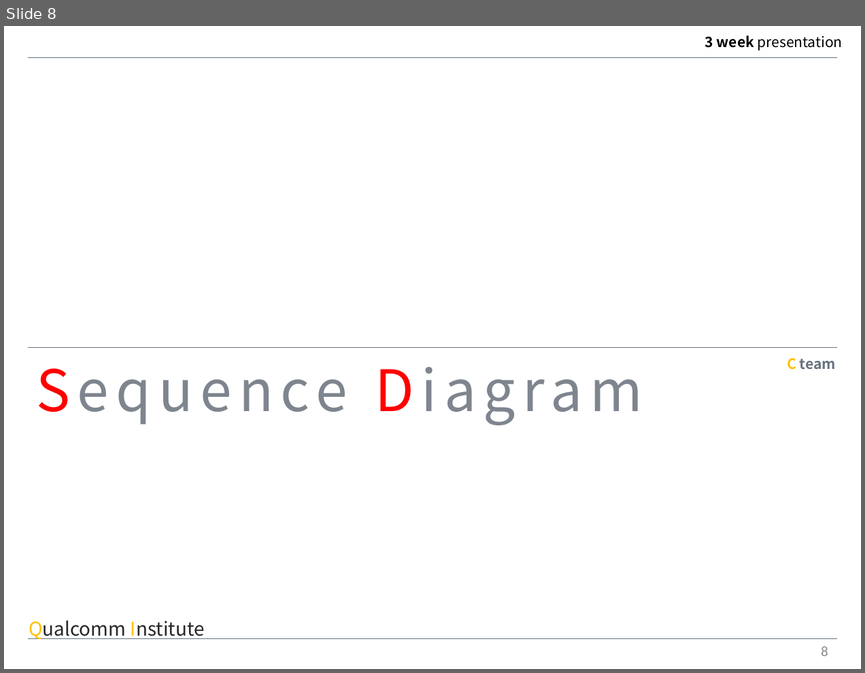
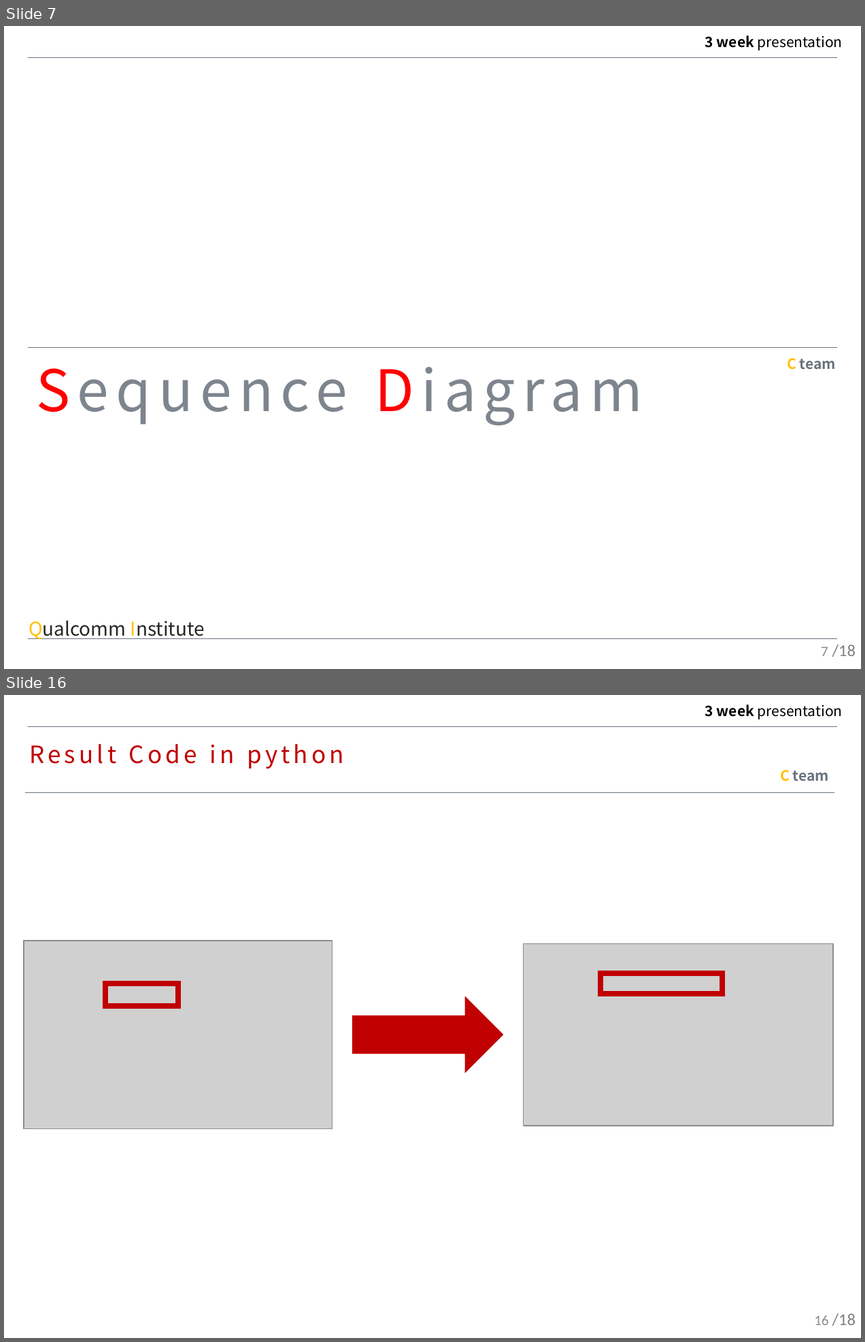
Before and after one commit to MAENGSOOHOON/summer2017IoT, a slide deck: 3week/ppt/3week.pptx. Shown one above the other, each under a label of ours: slide 8 before the commit, slides 7 and 16 after it; the slides between them are not shown. The pictures are 865x673 and 865x1342 pixels, drawn with LibreOffice and Linux fonts; fonts in the diff are those of the drawing; grey boxes stand for pictures. Boxes give left, top, right and bottom in pixels: in the first picture for what was removed or moved away, otherwise in the second. Text is boxed around its words. In the diff, an @@ line names an element or a change of style, - is before the commit and + after.

```diff
--- a/3week/ppt/3week.pptx
+++ b/3week/ppt/3week.pptx
@@ slide 16 added at (4, 695, 861, 1338), background #FFFFFF; not listed: 2 template elements that a slide beside it also shows @@
@@ text added at (29, 744, 344, 768), 20 pt, text #C00000 @@
+Result Code in python
@@ text added at (780, 770, 829, 781), 12 pt, text #68727E, bold @@
+C team
@@ line added from (24, 793) to (834, 793), #68727E 0.25 pt @@
@@ picture added at (24, 941, 332, 1129) @@
@@ picture added at (524, 943, 834, 1126) @@
@@ rectangle added at (600, 974, 722, 994), outline #C00000 4.5 pt @@
@@ rectangle added at (105, 983, 178, 1005), outline #C00000 4.5 pt @@
@@ right arrow added at (353, 998, 502, 1072), fill #C00000, outline #C00000 1 pt @@
@@ page number added at (814, 1315, 828, 1325), 12 pt, text #8C8C8C @@
+16
@@ text added at (832, 1313, 855, 1325), 14 pt, text #808080 @@
+/18
@@ what was slide 8 is now slide 7 @@
@@ slide 7 changed as well @@
@@ page number at (821, 646, 828, 656): text changed @@
-8
+7
@@ text added at (832, 644, 855, 656), 14 pt, text #808080 @@
+/18
```
Also in this commit, not shown: 6 other slides changed, 10 other slides added, 5 slides removed, 2 other files.
